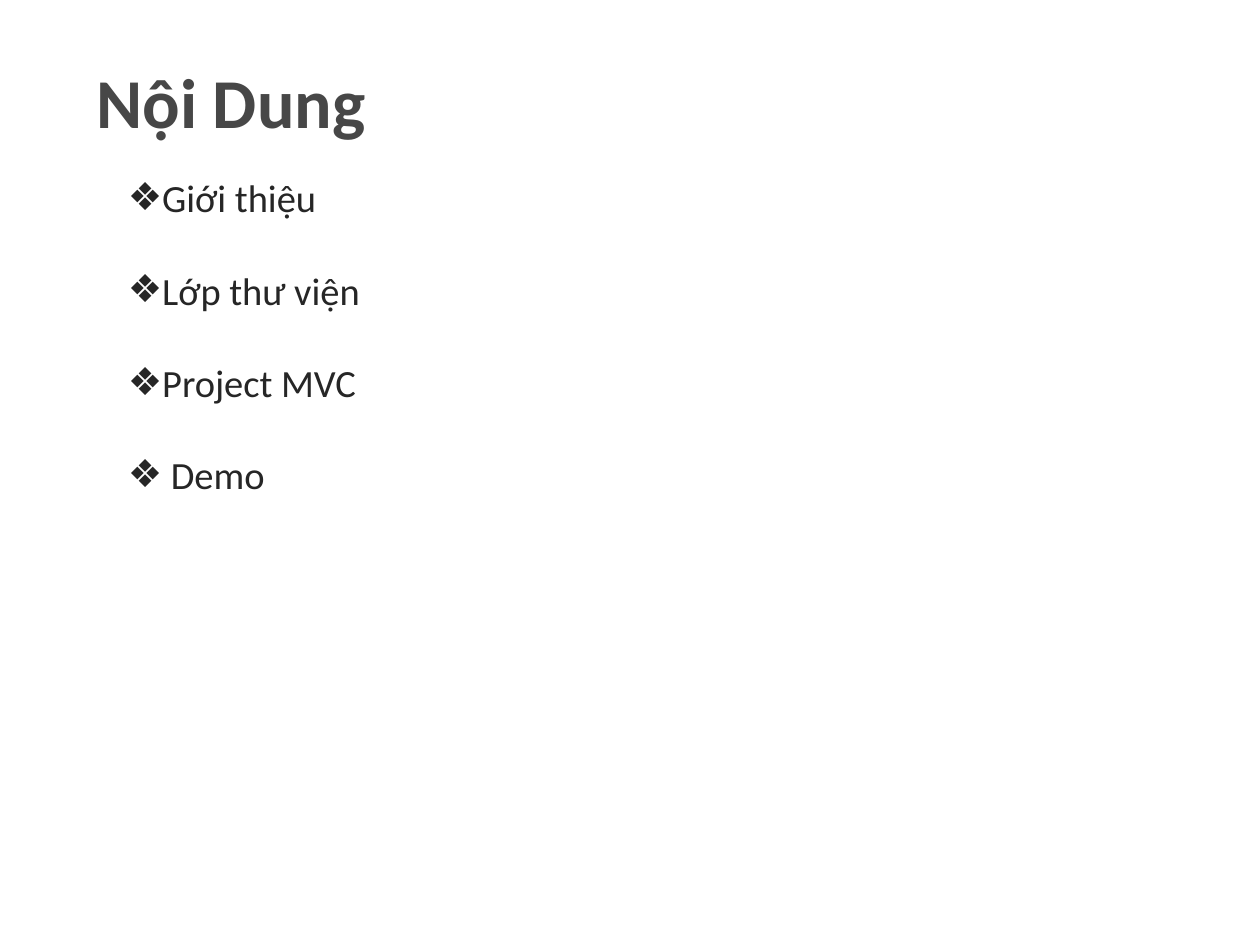
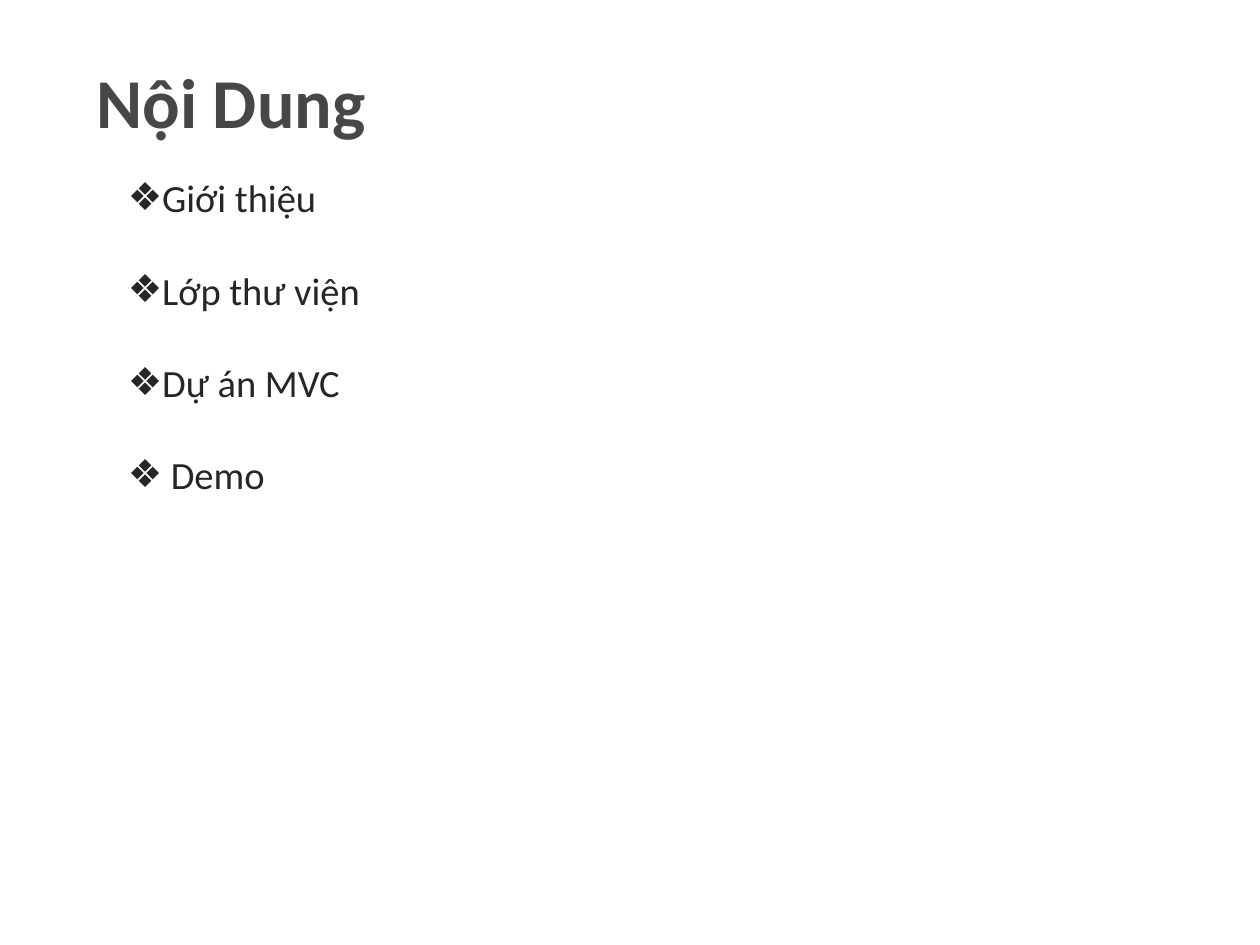
Before and after one commit to marcsommer/mvc-gen, a slide deck: slide 2 of Report/ThietKeMau.pptx. Drawn at 1260x945 pixels with LibreOffice and Linux fonts; fonts in the diff are those of the drawing; background and template pictures are left out. Boxes give left, top, right and bottom in pixels: in the first picture for what was removed or moved away, otherwise in the second. Text is boxed around its words. In the diff, an @@ line names an element or a change of style, - is before the commit and + after.

```diff
--- a/Report/ThietKeMau.pptx
+++ b/Report/ThietKeMau.pptx
@@ text at box(162, 370, 340, 404): text changed @@
-❖ Project MVC
+❖ Dự án MVC
```
Also in this commit, not shown: 9 other slides changed.
